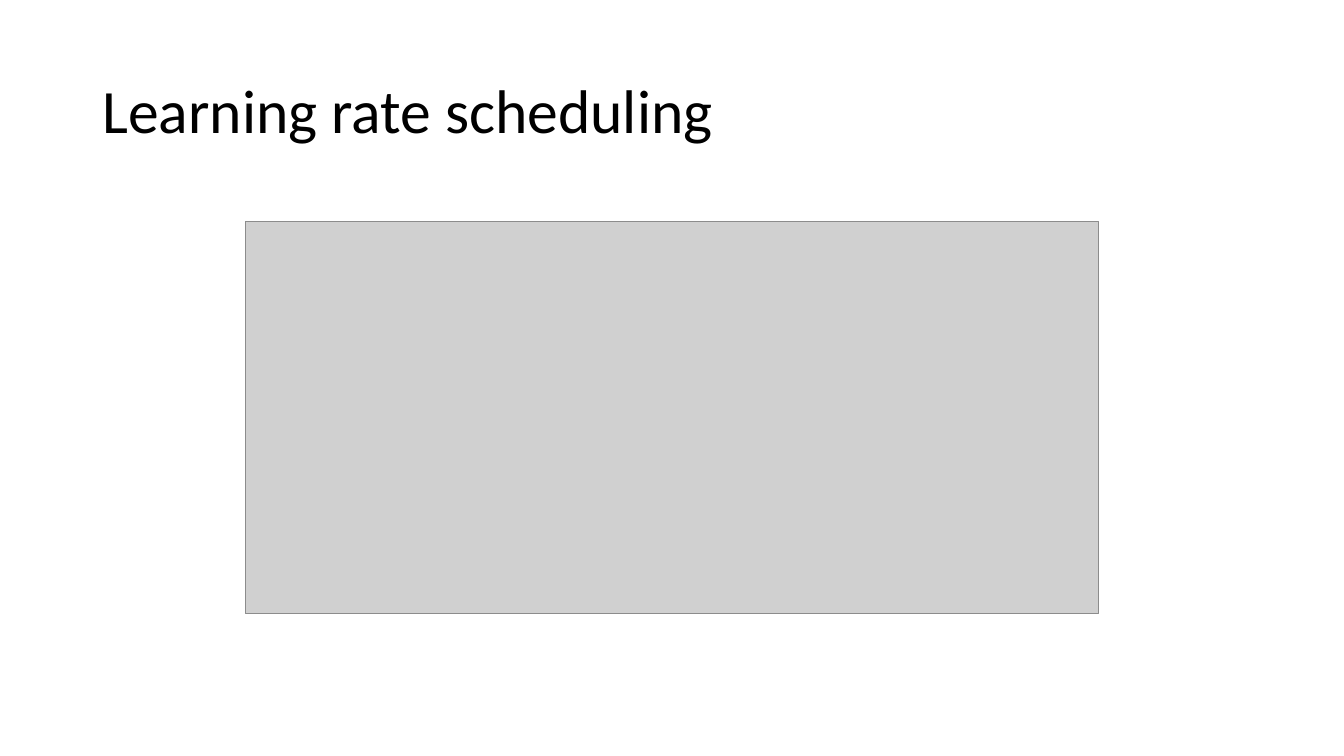
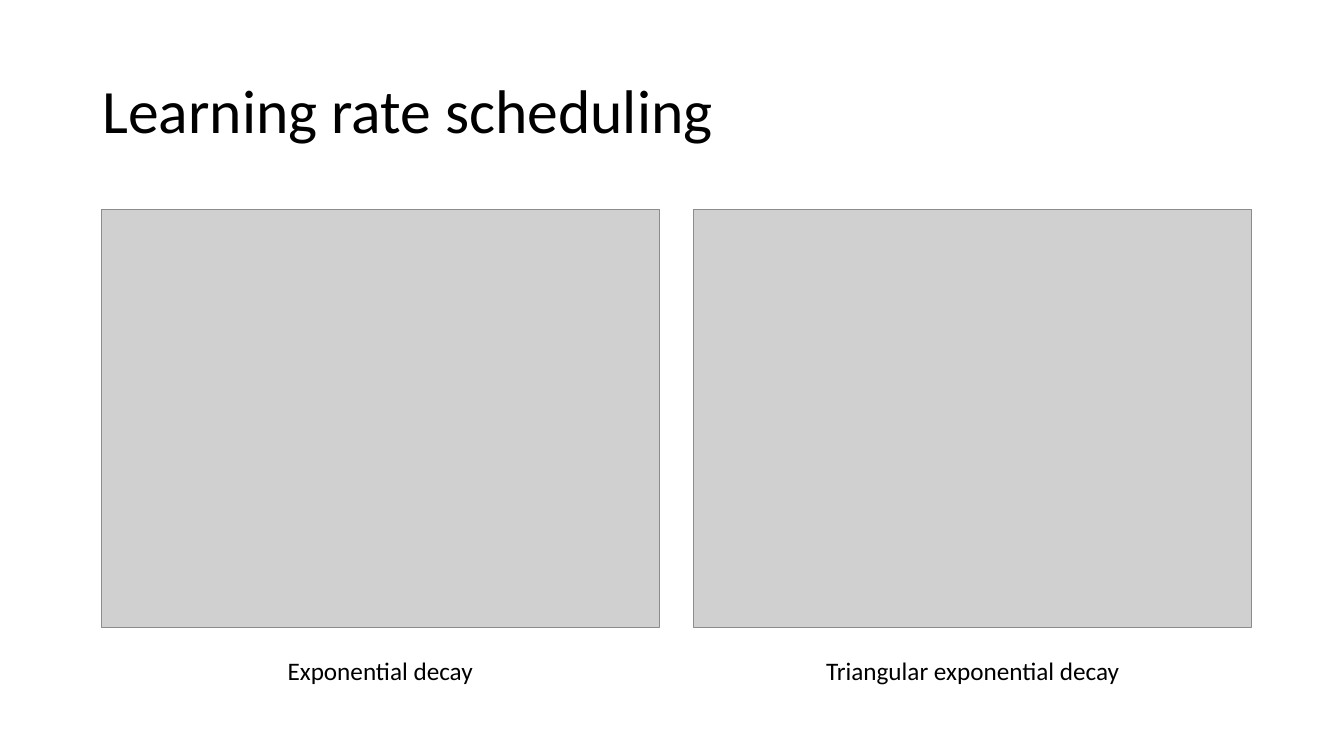
Before and after one commit to MICS-Lab/DeepLearningCourse, a slide deck: slide 10 of Slides_3.pptx. Drawn at 1344x756 pixels with LibreOffice and Linux fonts; fonts in the diff are those of the drawing; grey boxes stand for pictures. Boxes give left, top, right and bottom in pixels: in the first picture for what was removed or moved away, otherwise in the second. Text is boxed around its words. In the diff, an @@ line names an element or a change of style, - is before the commit and + after.

Commit message:
Improved Slides

```diff
--- a/Slides_3.pptx
+++ b/Slides_3.pptx
@@ picture added at bbox=[102, 209, 659, 627] @@
@@ picture: place and size @@
-picture at bbox=[245, 221, 1099, 614]
+picture at bbox=[694, 209, 1251, 627]
@@ text added at bbox=[288, 662, 473, 684], 18 pt, text #000000 @@
+Exponential decay
@@ text added at bbox=[826, 662, 1119, 685], 18 pt, text #000000 @@
+Triangular exponential decay
```
Also in this commit, not shown: 2 other files.
